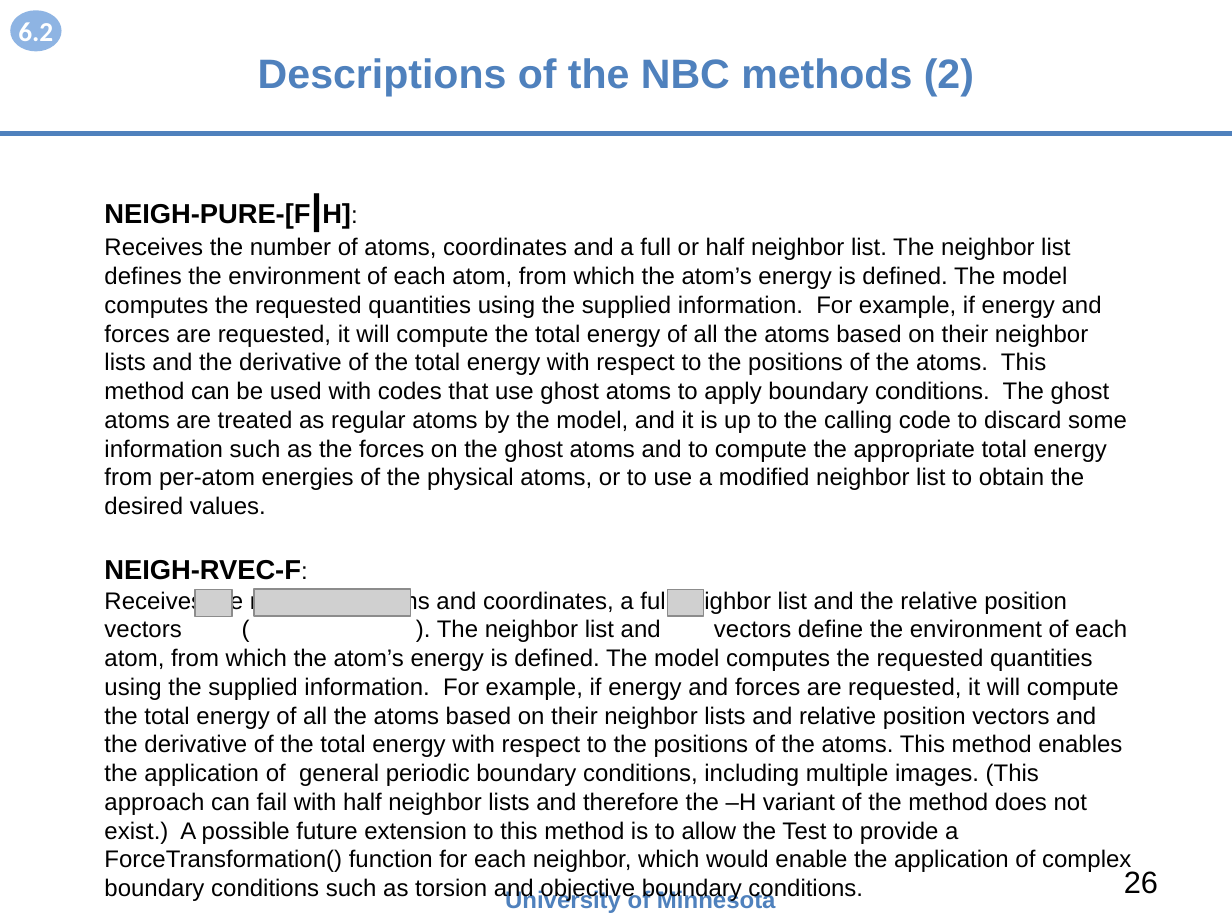
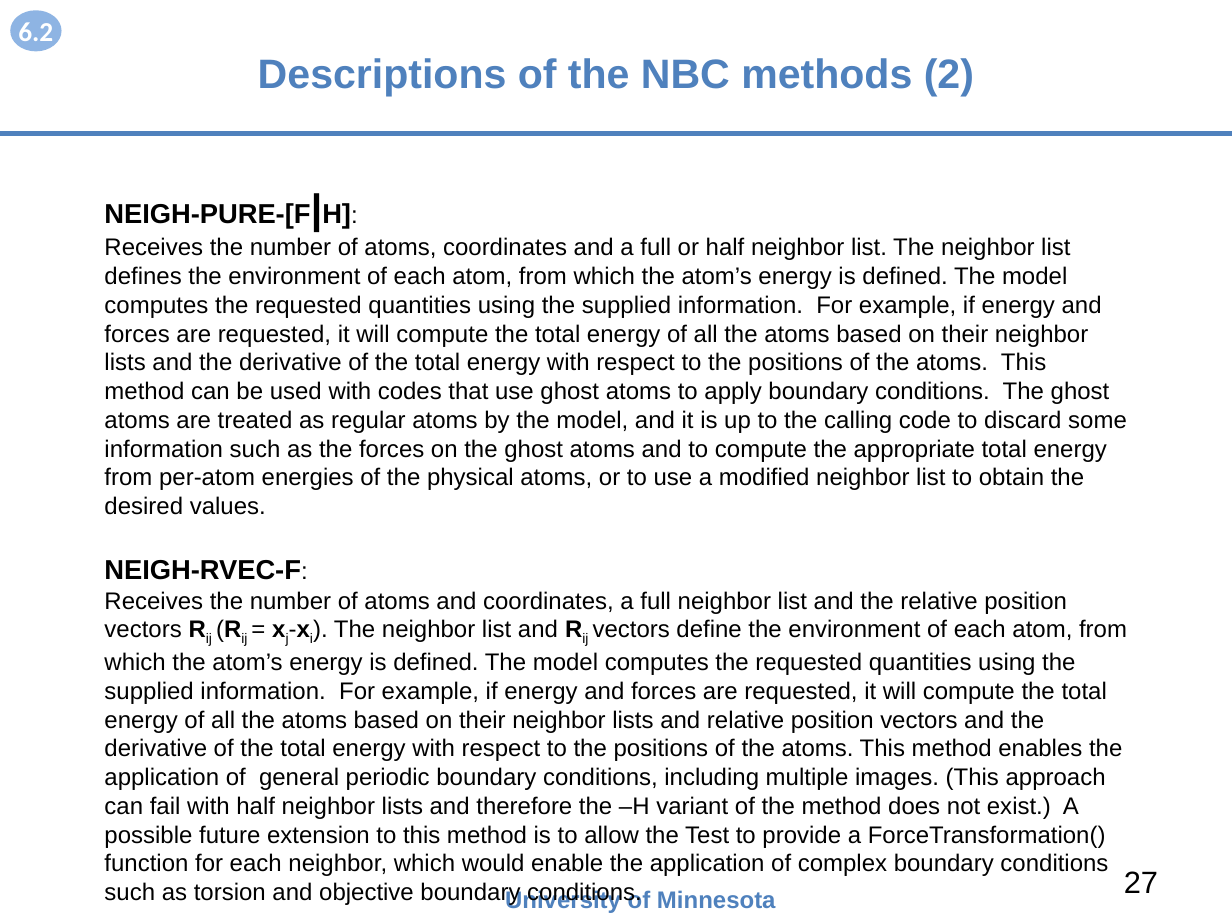
Before and after one commit to openkim/kim-api, a slide deck: slide 27 of DOCs/openkim-api-introduction.pptx (slide 26 before the commit). Drawn at 1232x924 pixels with LibreOffice and Linux fonts; fonts in the diff are those of the drawing; grey boxes stand for pictures. Boxes give left, top, right and bottom in pixels: in the first picture for what was removed or moved away, otherwise in the second. Text is boxed around its words. In the diff, an @@ line names an element or a change of style, - is before the commit and + after.

```diff
--- a/DOCs/openkim-api-introduction.pptx
+++ b/DOCs/openkim-api-introduction.pptx
@@ text at (104, 591, 1127, 906): text changed @@
-Receives the number of atoms and coordinates, a full neighbor list and the relative position vectors ( ). The neighbor list and vectors define the environment of each atom, from which the atom’s energy is defined. The model computes the requested quantities using the supplied information. For example, if energy and forces are requested, it will compute the total energy of all the atoms based on their neighbor lists and relative position vectors and the derivative of the total energy with respect to the positions of the atoms. This method enables the application of general periodic boundary conditions, including multiple images. (This approach can fail with half neighbor lists and therefore the –H variant of the method does not exist.) A possible future extension to this method is to allow the Test to provide a ForceTransformation() function for each neighbor, which would enable the application of complex boundary conditions such as torsion and objective boundary conditions.
+Receives the number of atoms and coordinates, a full neighbor list and the relative position vectors Rij (Rij = xj-xi). The neighbor list and Rij vectors define the environment of each atom, from which the atom’s energy is defined. The model computes the requested quantities using the supplied information. For example, if energy and forces are requested, it will compute the total energy of all the atoms based on their neighbor lists and relative position vectors and the derivative of the total energy with respect to the positions of the atoms. This method enables the application of general periodic boundary conditions, including multiple images. (This approach can fail with half neighbor lists and therefore the –H variant of the method does not exist.) A possible future extension to this method is to allow the Test to provide a ForceTransformation() function for each neighbor, which would enable the application of complex boundary conditions such as torsion and objective boundary conditions.
@@ picture removed at (195, 589, 232, 616) @@
@@ picture removed at (254, 589, 410, 616) @@
@@ picture removed at (668, 589, 705, 616) @@
@@ page number at (1124, 871, 1158, 893): text changed @@
-26
+27
```
Also in this commit, not shown: 20 other slides changed, 1 slide added, 7 slides removed, 2 other files.
